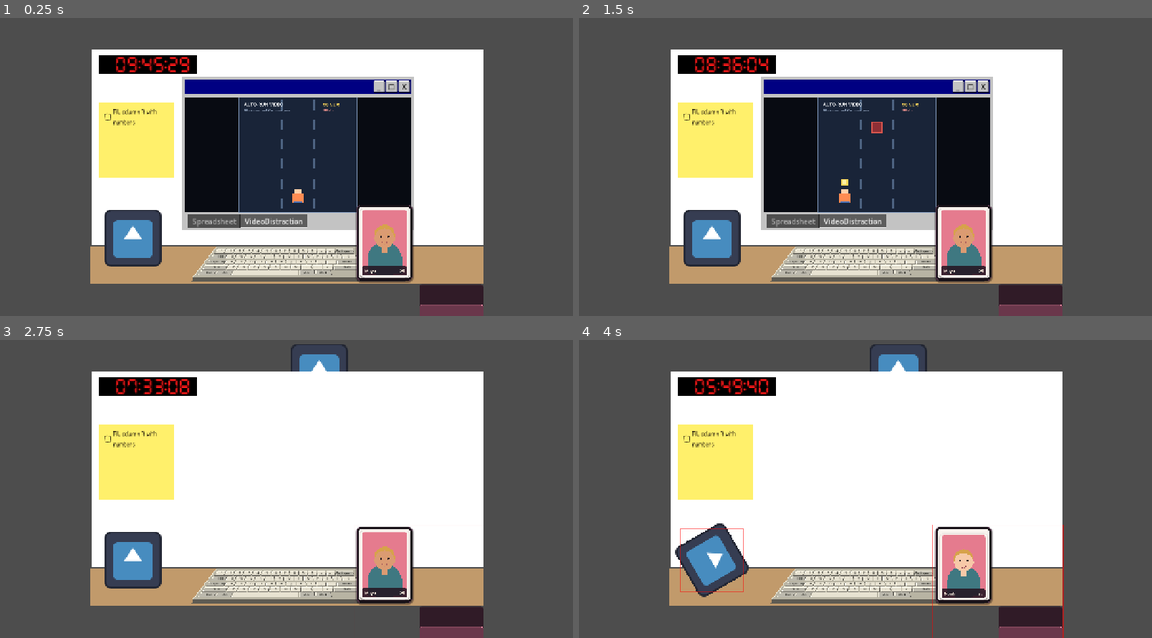
Above: before the commit, frames 1-4 (two rows, left to right).
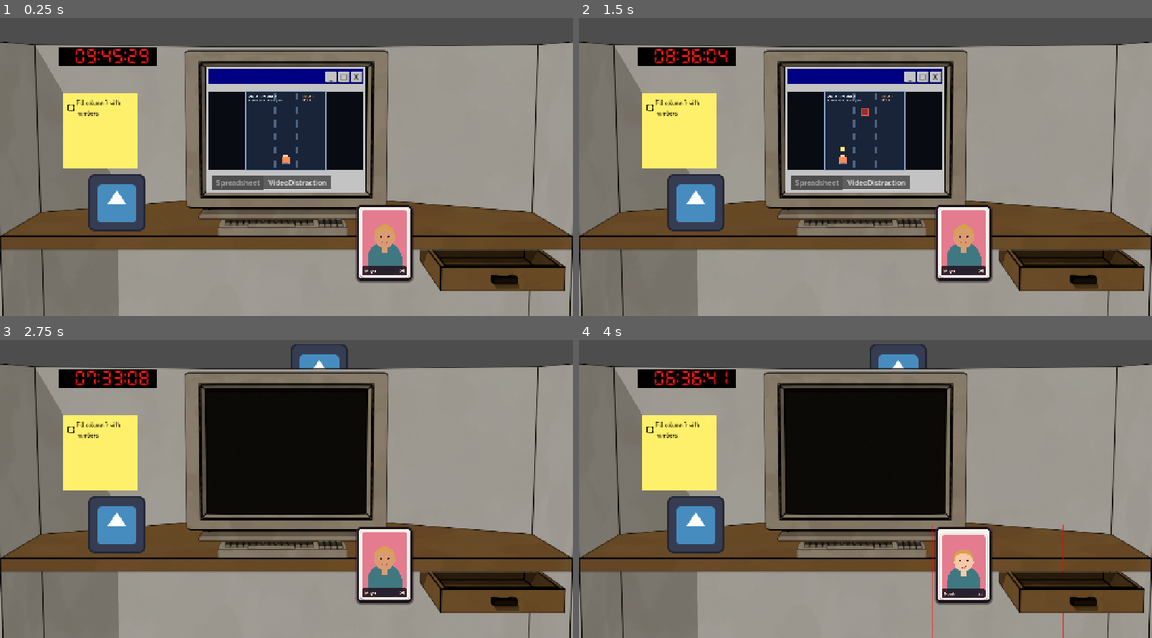
Above: after the commit, the same moments.

Repository: Jelleas/gmtk-2026
Game: Godot game, scene res://src/office/office.tscn
The game is run twice, just before and just after one commit, with the same random seed, the same clock (stepped at 60 frames per second) and the same inputs. This scene is started directly instead of the project's main scene. The engine's default icon, where the game draws it, is replaced by a stand-in: a white triangle on a blue panel in a dark square.
Inputs (mouse positions are in pixels of both pictures, inside the frame that each line leads up to):
- Up to frame 1 (0.25 s): no input
- Up to frame 2 (1.5 s): click "_" at 0.5 s; click "□" at 1.25 s
- Up to frame 3 (2.75 s): click "X" at 2 s
- Up to frame 4 (4 s): tap Enter at 2.75 s; drag from (710, 560) to (922, 405) at 2.77 s; drag from (962, 563) to (710, 560) at 3.52 s

The runs differ from the first frame. In frame 1, 81% of the frame differs, in the area x 0-100%, y 7-100%; in frame 2, 81%; in frame 3, 86%; in frame 4, 86%.

Commit message:
merge new office view

Diff:
--- a/src/office/office.tscn
+++ b/src/office/office.tscn
@@ -5,41 +5,27 @@
 [ext_resource type="PackedScene" uid="uid://drnwmmcdl4ifr" path="res://src/boss/boss.tscn" id="3_jfxul"]
 [ext_resource type="PackedScene" uid="uid://dolb7fbje0brd" path="res://src/clock/clock.tscn" id="4_yltk5"]
 [ext_resource type="PackedScene" uid="uid://pnkt02rak0tl" path="res://src/computer/computer.tscn" id="5_jfxul"]
-[ext_resource type="PackedScene" uid="uid://do1n2ahu8dm8u" path="res://src/keyboard/keyboard.tscn" id="6_yltk5"]
 [ext_resource type="PackedScene" uid="uid://dosq7nhbpil77" path="res://src/phone/phone.tscn" id="7_pcami"]
 [ext_resource type="PackedScene" uid="uid://dk37h2v0q8mxr" path="res://src/postit/postit.tscn" id="8_yo1l8"]
+[ext_resource type="PackedScene" uid="uid://vfw2c4ylf0ob" path="res://src/office/office_view.tscn" id="9_office_view"]
 
 [node name="Office" type="Node2D" unique_id=1406735297]
 script = ExtResource("1_6infj")
 
-[node name="Cubicle" type="ColorRect" parent="." unique_id=1458433353]
-process_mode = 4
-offset_left = 204.0
-offset_top = 126.0
-offset_right = 1080.0
-offset_bottom = 561.0
-
-[node name="Desk" type="ColorRect" parent="." unique_id=1577481305]
-process_mode = 4
-offset_left = 202.0
-offset_top = 564.0
-offset_right = 1080.0
-offset_bottom = 648.0
-color = Color(0.75686276, 0.6039216, 0.41960785, 1)
+[node name="OfficeView" parent="." unique_id=1433185487 instance=ExtResource("9_office_view")]
 
 [node name="FidgetSpinner" parent="." unique_id=1074957713 instance=ExtResource("2_oeo4l")]
 z_index = 1
-position = Vector2(297, 546)
+position = Vector2(261, 467)
 
 [node name="Clock" parent="." unique_id=861975606 instance=ExtResource("4_yltk5")]
-position = Vector2(241, 139)
+position = Vector2(150, 120)
 
 [node name="Boss" parent="." unique_id=821479703 instance=ExtResource("3_jfxul")]
 z_index = -1
 position = Vector2(713, 383)
 
 [node name="Screen" type="Control" parent="." unique_id=429750863]
-clip_contents = true
 layout_mode = 3
 anchors_preset = 0
 offset_left = 407.0
@@ -49,27 +35,19 @@
 
 [node name="Computer" parent="Screen" unique_id=545264087 instance=ExtResource("5_jfxul")]
 layout_mode = 1
+offset_left = 53.0
+offset_top = -22.0
+offset_right = -107.0
+offset_bottom = -86.0
 
-[node name="Keyboard" parent="." unique_id=1045196519 instance=ExtResource("6_yltk5")]
-position = Vector2(442, 571)
-scale = Vector2(0.7, 0.5)
-
-[node name="Drawer" type="Control" parent="." unique_id=1208805642]
-layout_mode = 3
-anchors_preset = 0
-offset_left = 202.0
-offset_top = 646.0
-offset_right = 1014.0
-offset_bottom = 721.0
-
-[node name="Phone" parent="Drawer" unique_id=1620515731 instance=ExtResource("7_pcami")]
-layout_mode = 0
-offset_left = 590.0
-offset_top = -177.0
-offset_right = 1490.0
-offset_bottom = 763.0
+[node name="Phone" parent="." unique_id=1620515731 instance=ExtResource("7_pcami")]
+offset_left = 792.0
+offset_top = 469.0
+offset_right = 1692.0
+offset_bottom = 1409.0
 scale = Vector2(0.32, 0.32)
+drawer_path = NodePath("../OfficeView/Drawer")
 
 [node name="PostIt" parent="." unique_id=1177477717 instance=ExtResource("8_yo1l8")]
-position = Vector2(220.99998, 242)
+position = Vector2(140, 222)
 scale = Vector2(0.7, 0.7)
--- /dev/null
+++ b/src/office/office_drawer.gd
@@ -0,0 +1,121 @@
+class_name OfficeDrawer
+extends AnimatedSprite2D
+
+signal opened
+signal closing
+signal closed
+signal progress_changed(progress: float)
+
+const SWIPE_DECISION_DISTANCE := 24.0
+
+@export var starts_open := true
+@export var interaction_rect := Rect2(850.0, 540.0, 430.0, 180.0)
+@export var phone_stow_position := Vector2(1008.0, 605.0)
+@export var phone_entry_height := 55.0
+
+@onready var drawer_input: Control = $DrawerInput
+
+var open_progress := 0.0
+var is_open := false
+var is_dragging := false
+var drag_start_y := 0.0
+var drag_start_progress := 0.0
+var slide_tween: Tween
+
+
+func _ready() -> void:
+	is_open = starts_open
+	_set_open_progress(1.0 if is_open else 0.0)
+	drawer_input.gui_input.connect(_on_drawer_input)
+
+
+func _on_drawer_input(event: InputEvent) -> void:
+	if event is InputEventMouseButton and event.button_index == MOUSE_BUTTON_LEFT:
+		if event.pressed:
+			_begin_drag(_to_global_y(event.position))
+		else:
+			_end_drag(_to_global_y(event.position))
+	elif event is InputEventScreenTouch:
+		if event.pressed:
+			_begin_drag(_to_global_y(event.position))
+		else:
+			_end_drag(_to_global_y(event.position))
+
+
+func _input(event: InputEvent) -> void:
+	if not is_dragging:
+		return
+
+	if event is InputEventMouseButton and event.button_index == MOUSE_BUTTON_LEFT and not event.pressed:
+		_end_drag(event.position.y)
+	elif event is InputEventMouseMotion and is_dragging:
+		_update_drag(event.position.y)
+		get_viewport().set_input_as_handled()
+	elif event is InputEventScreenTouch and not event.pressed:
+		_end_drag(event.position.y)
+	elif event is InputEventScreenDrag and is_dragging:
+		_update_drag(event.position.y)
+		get_viewport().set_input_as_handled()
+
+
+func _begin_drag(pointer_y: float) -> void:
+	if slide_tween:
+		slide_tween.kill()
+
+	is_dragging = true
+	drag_start_y = pointer_y
+	drag_start_progress = open_progress
+
+
+func _update_drag(pointer_y: float) -> void:
+	_set_open_progress(clampf(drag_start_progress + (pointer_y - drag_start_y) / interaction_rect.size.y, 0.0, 1.0))
+
+
+func _end_drag(pointer_y: float) -> void:
+	if not is_dragging:
+		return
+
+	is_dragging = false
+	var drag_distance := pointer_y - drag_start_y
+	if drag_distance > SWIPE_DECISION_DISTANCE:
+		set_open(true)
+	elif drag_distance < -SWIPE_DECISION_DISTANCE:
+		set_open(false)
+	else:
+		set_open(open_progress >= 0.5)
+
+
+func _to_global_y(local_position: Vector2) -> float:
+	return (drawer_input.get_global_transform() * local_position).y
+
+
+func set_open(open: bool) -> void:
+	is_open = open
+	if slide_tween:
+		slide_tween.kill()
+
+	if not open:
+		closing.emit()
+
+	var target_progress := 1.0 if open else 0.0
+	slide_tween = create_tween()
+	slide_tween.tween_method(_set_open_progress, open_progress, target_progress, 0.42).set_trans(Tween.TRANS_QUAD).set_ease(Tween.EASE_OUT)
+	if open:
+		slide_tween.tween_callback(opened.emit)
+	else:
+		slide_tween.tween_callback(closed.emit)
+
+
+func get_phone_stow_position() -> Vector2:
+	return to_global(phone_stow_position)
+
+
+func get_phone_entry_position() -> Vector2:
+	return to_global(phone_stow_position - Vector2(0.0, phone_entry_height))
+
+
+func _set_open_progress(value: float) -> void:
+	open_progress = value
+	var frame_count := sprite_frames.get_frame_count(animation)
+	frame = roundi(open_progress * (frame_count - 1))
+	progress_changed.emit(open_progress)
--- a/src/office/office_view.tscn
+++ b/src/office/office_view.tscn
@@ -5,6 +5,7 @@
 [ext_resource type="Texture2D" uid="uid://djq0b6sik4lfi" path="res://resources/images/screen_big.png" id="3_njq1x"]
 [ext_resource type="Texture2D" uid="uid://6id4kgplte8j" path="res://resources/images/drawer.png" id="4_4toum"]
 [ext_resource type="Texture2D" uid="uid://cgs3ql80lfoxx" path="res://resources/images/keyboard.png" id="5_f2vto"]
+[ext_resource type="Script" uid="uid://egprfxwnyopd" path="res://src/office/office_drawer.gd" id="6_drawer"]
 
 [sub_resource type="AtlasTexture" id="AtlasTexture_8664f"]
 atlas = ExtResource("4_4toum")
@@ -71,9 +72,19 @@
 offset = Vector2(640, 360)
 
 [node name="Drawer" type="AnimatedSprite2D" parent="." unique_id=558066374]
+z_index = 1
 sprite_frames = SubResource("SpriteFrames_6y6ft")
 offset = Vector2(640, 360)
+script = ExtResource("6_drawer")
 
 [node name="Keyboard" type="Sprite2D" parent="." unique_id=1051419264]
 texture = ExtResource("5_f2vto")
 offset = Vector2(640, 360)
+
+[node name="DrawerInput" type="Control" parent="Drawer"]
+layout_mode = 0
+offset_left = 850.0
+offset_top = 540.0
+offset_right = 1280.0
+offset_bottom = 720.0
+mouse_default_cursor_shape = 2
--- a/src/phone/dating_app/dating_app.gd
+++ b/src/phone/dating_app/dating_app.gd
@@ -83,6 +83,7 @@
 	var new_profile: Dictionary = PROFILES[(profile_index + STACK_SIZE - 1) % PROFILES.size()]
 	var new_card := _create_card(new_profile)
 	card_stack.add_child(new_card)
+	card_stack.move_child(new_card, 0)
 	stacked_cards.append(new_card)
 	_set_stack_pose(new_card, STACK_SIZE - 1, false)
 	active_card = stacked_cards.front()
@@ -110,7 +111,7 @@
 func _set_stack_pose(card: DatingCard, depth: int, animate: bool) -> void:
 	var target_position := Vector2(0.0, depth * 12.0)
 	var target_scale := Vector2.ONE * (1.0 - depth * 0.04)
-	card.z_index = STACK_SIZE - depth
+	card.z_index = 0
 	if not animate:
 		card.position = target_position
 		card.scale = target_scale
--- a/src/phone/phone.gd
+++ b/src/phone/phone.gd
@@ -5,11 +5,13 @@
 const SWIPE_MULTIPLIER_INCREASE := 0.5
 const SWIPE_RESET_DELAY := 3.0
 const HELD_POSITION := Vector2(14.0, 8.0)
-const STOWED_SCALE := Vector2(0.22, 0.22)
+const STOWED_SCALE := Vector2(0.55, 0.55)
 const STOWED_ROTATION := PI * 0.5
 
 @onready var phone_body: Panel = %PhoneBody
-@onready var drawer: PhoneDrawer = %Drawer
+@export var drawer_path: NodePath
+
+@onready var drawer = get_node(drawer_path)
 @onready var dating_app: DatingApp = $PhoneBody/Screen/DatingApp
 
 var is_activity_active := false
@@ -20,6 +22,7 @@
 	drawer.progress_changed.connect(_on_drawer_progress_changed)
 	drawer.opened.connect(_on_drawer_opened)
 	drawer.closing.connect(_on_drawer_closing)
+	drawer.closed.connect(_on_drawer_closed)
 	dating_app.profile_swiped.connect(_on_profile_swiped)
 	swipe_reset_timer = Timer.new()
 	swipe_reset_timer.one_shot = true
@@ -39,6 +42,11 @@
 
 func _on_drawer_closing() -> void:
 	_stop_activity()
+
+
+func _on_drawer_closed() -> void:
+	phone_body.hide()
+
 
 func _start_activity() -> void:
 	if is_activity_active:
@@ -72,8 +80,9 @@
 		EventBus.activity_started.emit(SOURCE_ID, current_activity_multiplier)
 
 func _on_drawer_progress_changed(progress: float) -> void:
-	if progress > 0.0:
-		phone_body.visible = true
+	# The drawer sprite occludes the phone while it is stowed; only hide it once
+	# it has fully cleared the visible drawer area.
+	phone_body.visible = progress > 0.02
 
 	var stow_progress := 1.0 - progress
 	var entry_position := _entry_position()
@@ -85,13 +94,18 @@
 		phone_body.position = entry_position.lerp(_stowed_position(), (stow_progress - 0.5) * 2.0)
 		phone_body.rotation = STOWED_ROTATION
 		phone_body.scale = STOWED_SCALE
-	if is_zero_approx(progress):
-		phone_body.hide()
 
 func _stowed_position() -> Vector2:
-	var drawer_center := drawer.position + Vector2(drawer.size.x * 0.5, 90.0)
+	if drawer.has_method("get_phone_stow_position"):
+		var local_stow_position: Vector2 = get_global_transform().affine_inverse() * drawer.get_phone_stow_position()
+		return local_stow_position - phone_body.pivot_offset
+
+	var drawer_center: Vector2 = drawer.position + Vector2(drawer.size.x * 0.5, 90.0)
 	return drawer_center - phone_body.pivot_offset
 
 func _entry_position() -> Vector2:
-	var entry_center := Vector2(_stowed_position().x + phone_body.pivot_offset.x, drawer.position.y - 80.0)
-	return entry_center - phone_body.pivot_offset
+	if drawer.has_method("get_phone_entry_position"):
+		var local_entry_position: Vector2 = get_global_transform().affine_inverse() * drawer.get_phone_entry_position()
+		return local_entry_position - phone_body.pivot_offset
+
+	return _stowed_position() - Vector2(0.0, 170.0)
--- a/src/phone/phone.tscn
+++ b/src/phone/phone.tscn
@@ -2,7 +2,6 @@
 
 [ext_resource type="Script" uid="uid://biw4vo866lm20" path="res://src/phone/phone.gd" id="1_phone"]
 [ext_resource type="PackedScene" uid="uid://dbdb7j38pxfkb" path="res://src/phone/dating_app/dating_app.tscn" id="2_dating_app"]
-[ext_resource type="PackedScene" uid="uid://d2x1cbdt5jkyc" path="res://src/phone/drawer/drawer.tscn" id="3_drawer"]
 [ext_resource type="Script" path="res://src/boss_watch_halo/boss_watch_halo.gd" id="4_halo"]
 
 [sub_resource type="StyleBoxFlat" id="StyleBoxPhone"]
@@ -33,6 +32,7 @@
 anchors_preset = 0
 offset_right = 900.0
 offset_bottom = 940.0
+mouse_filter = 2
 script = ExtResource("1_phone")
 
 [node name="PhoneBody" type="Panel" parent="." unique_id=100427171]
@@ -71,12 +71,3 @@
 source_id = &"dating_app"
 target_size = Vector2(900, 940)
 target_offset = Vector2(0, 0)
-
-[node name="Drawer" parent="." unique_id=1943529146 instance=ExtResource("3_drawer")]
-unique_name_in_owner = true
-custom_minimum_size = Vector2(360, 340)
-layout_mode = 0
-offset_left = 450.0
-offset_top = 565.0
-offset_right = 900.0
-offset_bottom = 940.0
Not shown, added: src/office/office_drawer.gd.uid
